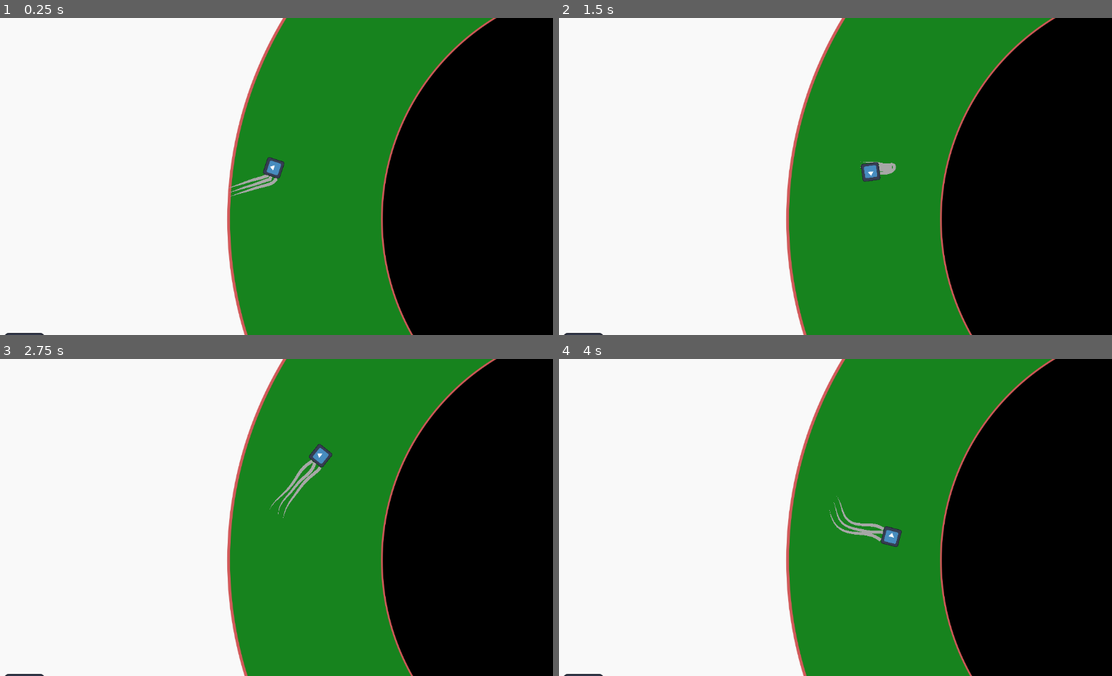
Above: before the commit, frames 1-4 (two rows, left to right).
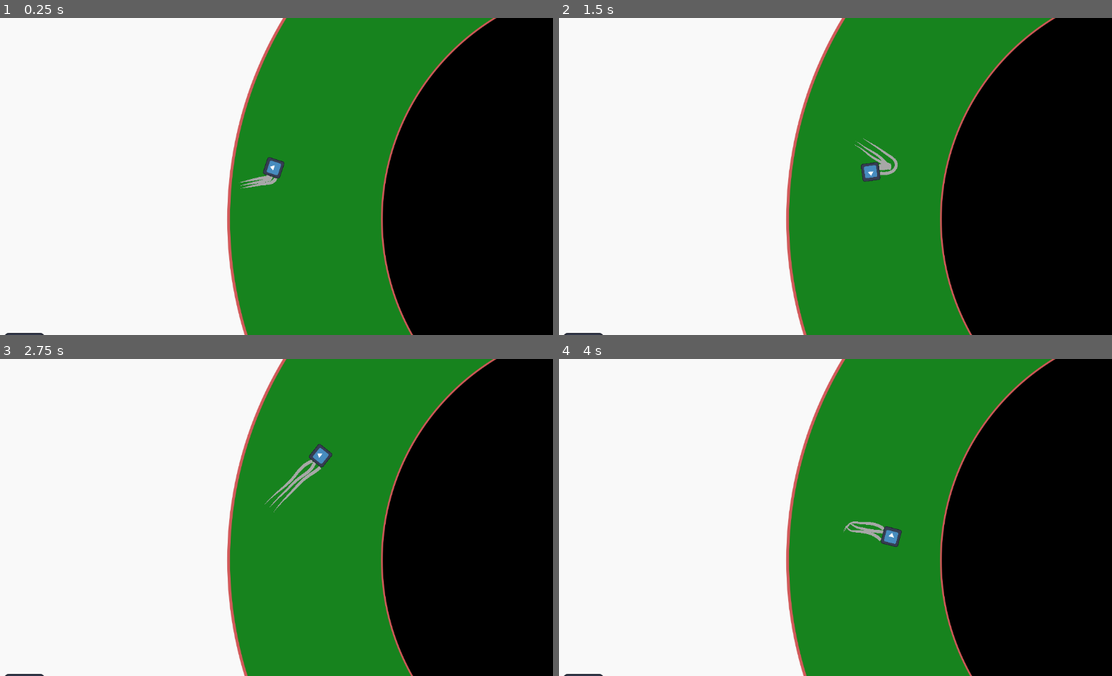
Above: after the commit, the same moments.

Repository: yourname3/eyegame
Game: Godot game, scene res://game.tscn
The game is run twice, just before and just after one commit, with the same random seed, the same clock (stepped at 60 frames per second) and the same inputs. The engine's default icon, where the game draws it, is replaced by a stand-in: a white triangle on a blue panel in a dark square.
Inputs (mouse positions are in pixels of both pictures, inside the frame that each line leads up to):
- Up to frame 1 (0.25 s): no input
- Up to frame 2 (1.5 s): move the mouse to (951, 160) at 0.52 s; move the mouse to (719, 192) at 1.27 s
- Up to frame 3 (2.75 s): move the mouse to (326, 447) at 2.02 s
- Up to frame 4 (4 s): move the mouse to (802, 580) at 2.77 s; move the mouse to (1001, 565) at 3.52 s

The runs differ from the first frame. In frame 1, 0.2% of the frame differs, in the area x 41-51%, y 49-57%; in frame 2, 0.2%; in frame 3, 0.3%, in the area x 47-59%, y 31-51%; in frame 4, 0.3%.

Commit message:
Almost decent idle animation

Diff:
--- a/player/player_flagellum.gd
+++ b/player/player_flagellum.gd
@@ -31,6 +31,8 @@
 var _phase := 0.0
 var _phase_rate := randf_range(4.5, 5.5) * 3
 
+var idle_noise := Vector2.ZERO
+
 func _process(delta: float) -> void:
 	_phase = fmod(_phase + delta * _phase_rate, TAU)
 	var inv := global_transform.inverse()
@@ -45,6 +47,11 @@
 		var amp_i := t * amp
 		truth[i].y = sin(i * 0.3 + _phase) * amp_i
 	global_points[0] = global_transform * truth[0]
+
+	var noise = Vector2.from_angle(randf_range(0, TAU)) * randf_range(0, 40)
+	idle_noise += (noise - idle_noise) * 0.02
+	for i in range(1, points.size()):
+		global_points[i] += vels[i].orthogonal() * delta + idle_noise * delta
 
 	for i in range(1, points.size()):
 		var global_truth = global_transform * truth[i]
